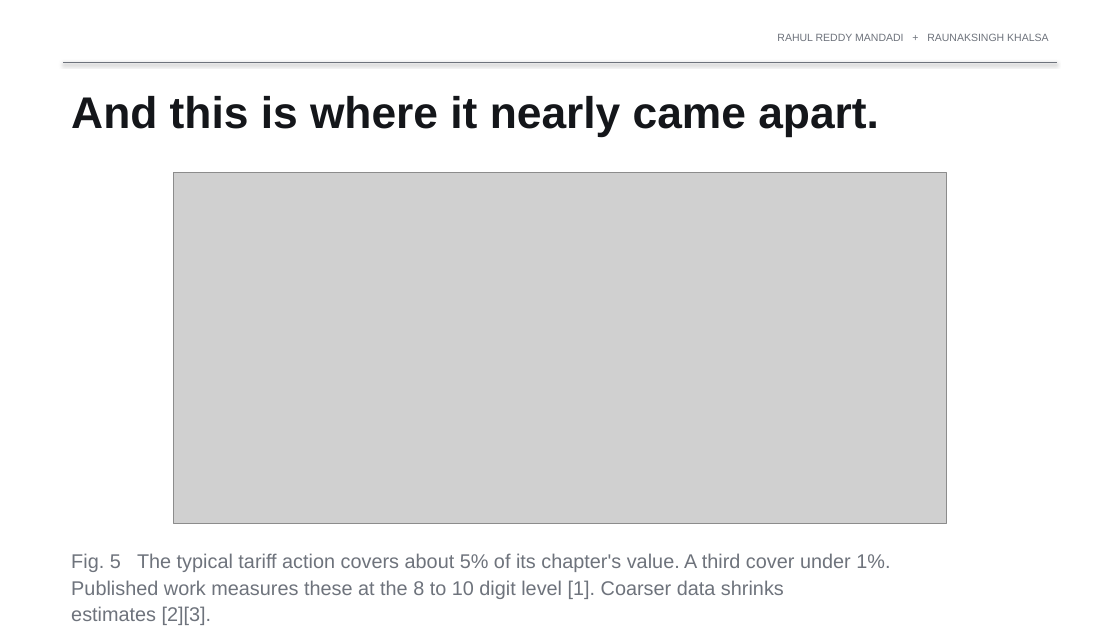
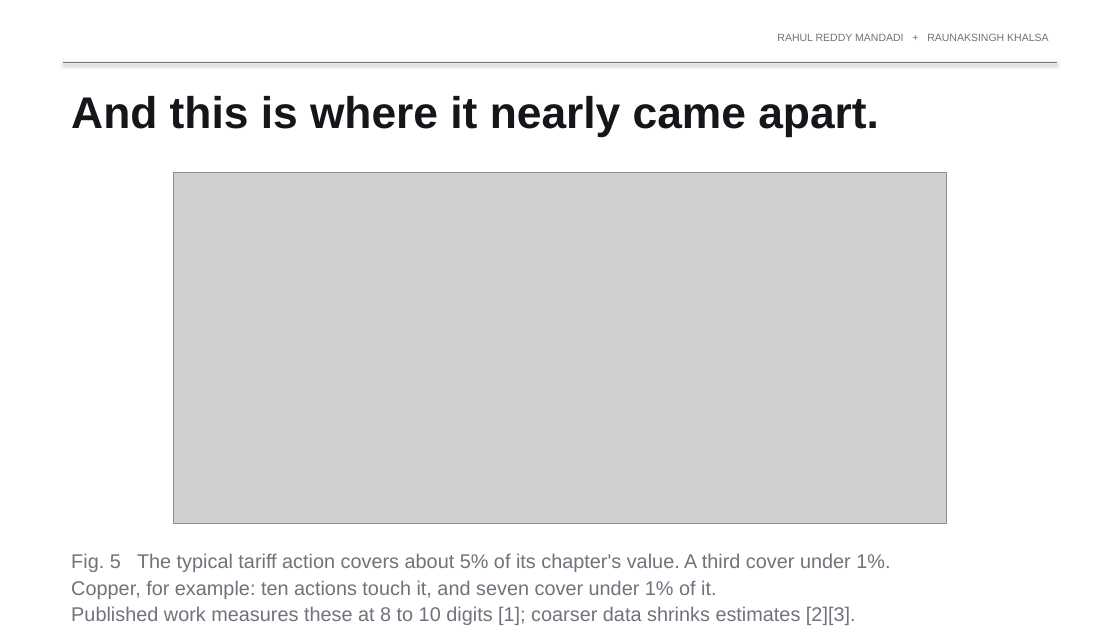
Before and after one commit to rahul-mandadi/tariff-rush, a slide deck: slide 7 of slides/Mandadi_Khalsa_Presentation1.pptx. Drawn at 1120x630 pixels with LibreOffice and Linux fonts; fonts in the diff are those of the drawing; grey boxes stand for pictures. Boxes give left, top, right and bottom in pixels: in the first picture for what was removed or moved away, otherwise in the second. Text is boxed around its words. In the diff, an @@ line names an element or a change of style, - is before the commit and + after.

```diff
--- a/slides/Mandadi_Khalsa_Presentation1.pptx
+++ b/slides/Mandadi_Khalsa_Presentation1.pptx
@@ text at (71,580,856,625): text changed @@
-Published work measures these at the 8 to 10 digit level [1]. Coarser data shrinks
-estimates [2][3].
+Copper, for example: ten actions touch it, and seven cover under 1% of it.
+Published work measures these at 8 to 10 digits [1]; coarser data shrinks estimates [2][3].
```
Also in this commit, not shown: 2 other files.
